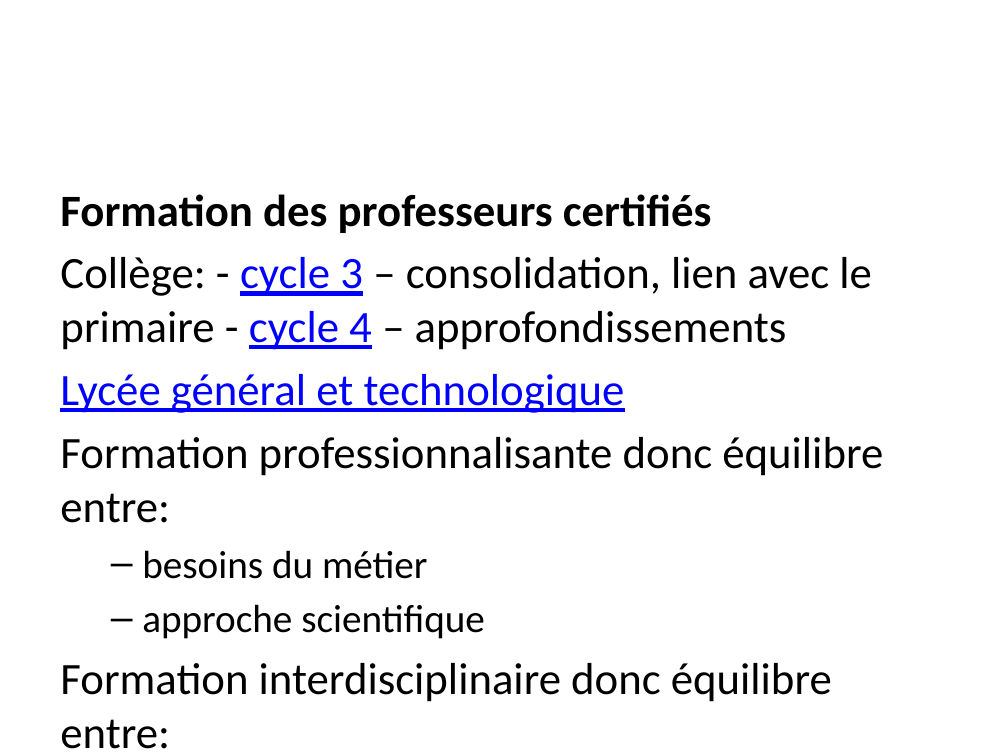
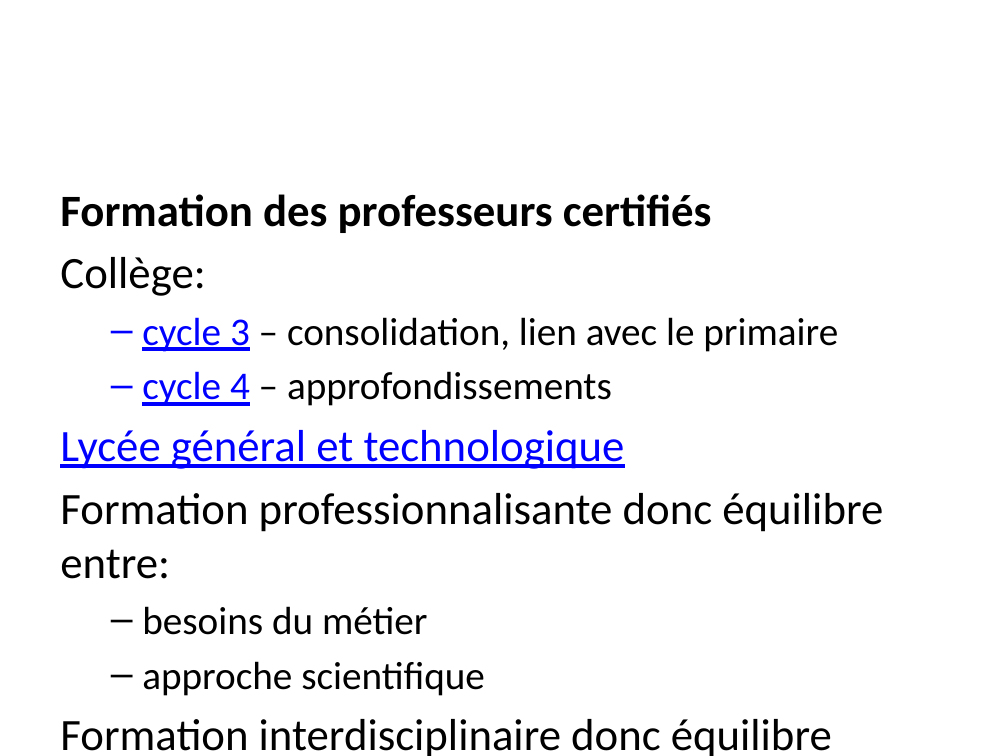
Before and after one commit to albamath/Marseille, a slide deck: slide 13 of 2020-06-01.pptx. Drawn at 1008x756 pixels with LibreOffice and Linux fonts; fonts in the diff are those of the drawing. Boxes give left, top, right and bottom in pixels: in the first picture for what was removed or moved away, otherwise in the second. Text is boxed around its words. In the diff, an @@ line names an element or a change of style, - is before the commit and + after.

```diff
--- a/2020-06-01.pptx
+++ b/2020-06-01.pptx
@@ text at (60,257,838,406): text changed; size 32 to 28 pt @@
-Collège: - cycle 3 – consolidation, lien avec le primaire - cycle 4 – approfondissements
+Collège:
+  – cycle 3 – consolidation, lien avec le primaire
+  – cycle 4 – approfondissements
```
Also in this commit, not shown: 2 other slides changed, 4 other files.
